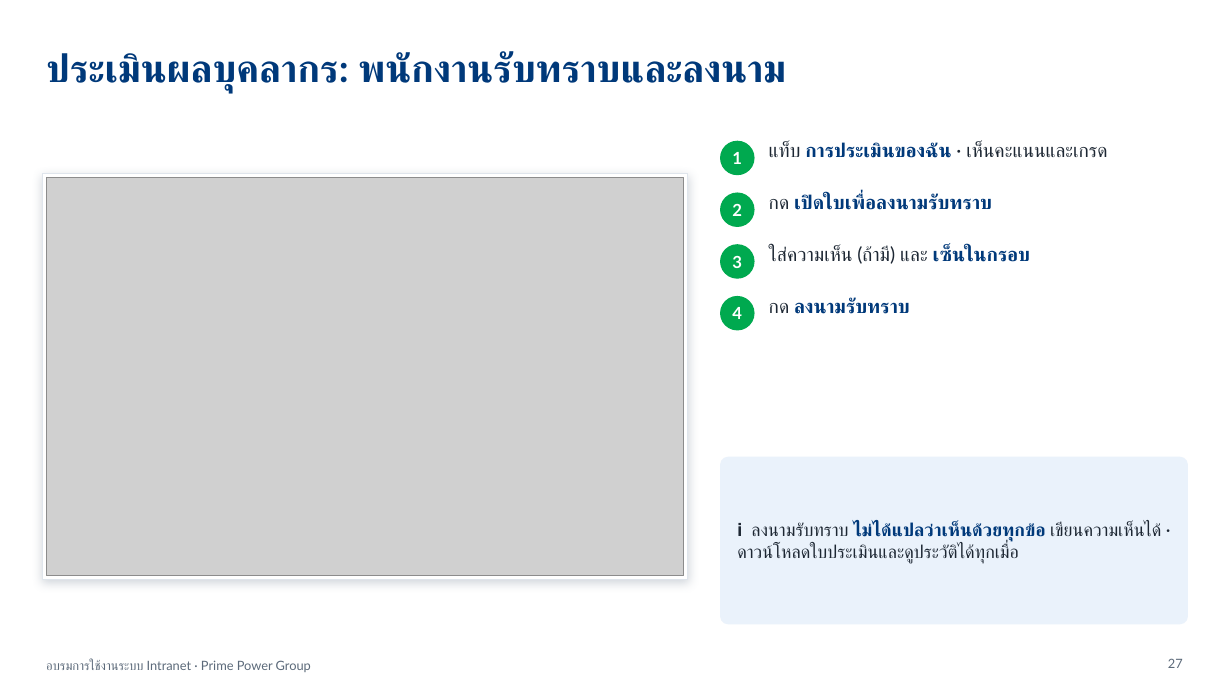
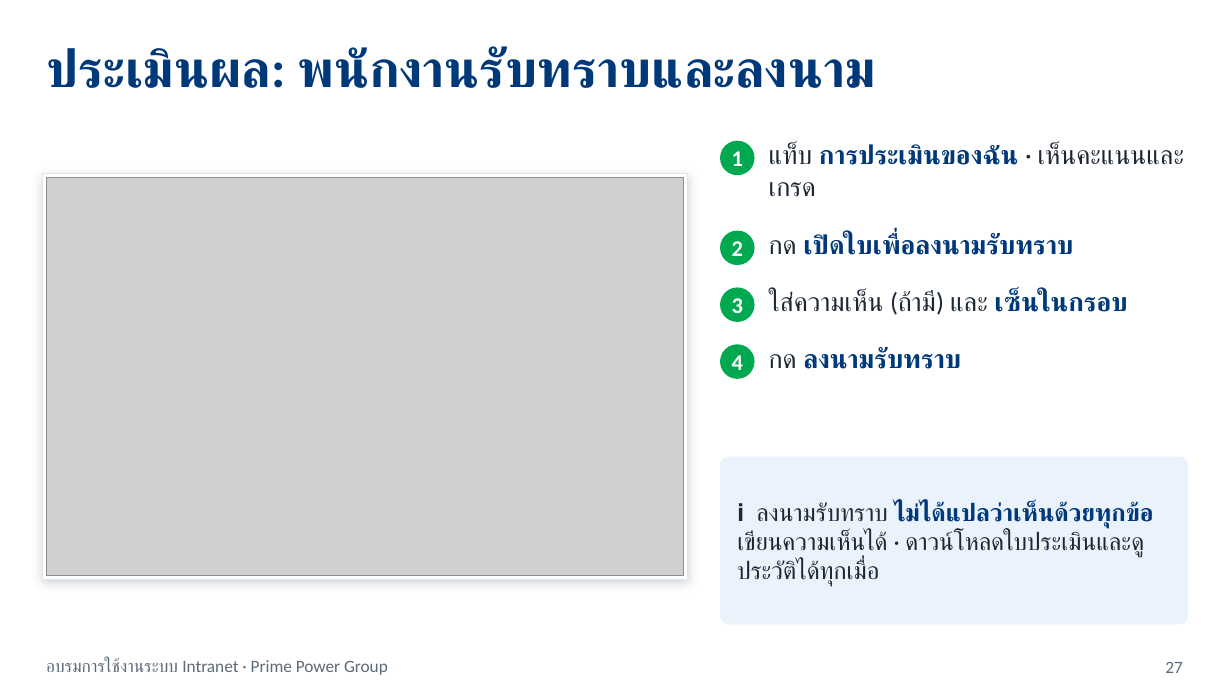
Before and after one commit to PPG2014/prime-power-intranet, a slide deck: slide 27 of manual/Intranet-Training-v1.0.pptx. Drawn at 1232x693 pixels with LibreOffice and Linux fonts; fonts in the diff are those of the drawing; grey boxes stand for pictures; background and template pictures are left out. Boxes give left, top, right and bottom in pixels: in the first picture for what was removed or moved away, otherwise in the second. Text is boxed around its words. In the diff, an @@ line names an element or a change of style, - is before the commit and + after.

```diff
--- a/manual/Intranet-Training-v1.0.pptx
+++ b/manual/Intranet-Training-v1.0.pptx
@@ title at [46, 47, 876, 88]: text changed; size 30 to 40.5 pt; font Lato to Calibri @@
-ประเมินผลบุคลากร: พนักงานรับทราบและลงนาม
+ประเมินผล: พนักงานรับทราบและลงนาม
@@ text "2": place and size @@
-text "2" at [732, 204, 742, 216]
+text "2" at [732, 241, 743, 256]
@@ ellipse: place and size @@
-ellipse at [721, 193, 754, 226]
+ellipse at [721, 231, 754, 264]
@@ text "กด เปิดใบเพื่อลงนามรับทราบ": place and size @@
-text "กด เปิดใบเพื่อลงนามรับทราบ" at [769, 194, 992, 210]
+text "กด เปิดใบเพื่อลงนามรับทราบ" at [769, 234, 1073, 255]
@@ text "3": place and size @@
-text "3" at [732, 256, 742, 268]
+text "3" at [732, 298, 743, 313]
@@ ellipse: place and size @@
-ellipse at [721, 245, 754, 278]
+ellipse at [721, 288, 754, 322]
@@ text "ใส่ความเห็น (ถ้ามี) และ เซ็นในกรอบ": place and size @@
-text "ใส่ความเห็น (ถ้ามี) และ เซ็นในกรอบ" at [769, 245, 1031, 264]
+text "ใส่ความเห็น (ถ้ามี) และ เซ็นในกรอบ" at [769, 290, 1127, 315]
@@ size 13 to 17.5 pt, font Lato to Calibri in 4 elements at [732, 151, 743, 166], [732, 241, 743, 256], [732, 298, 743, 313], [732, 355, 743, 370] @@
@@ text "4": place and size @@
-text "4" at [732, 307, 742, 319]
+text "4" at [732, 355, 743, 370]
@@ ellipse: place and size @@
-ellipse at [721, 297, 754, 330]
+ellipse at [721, 345, 754, 378]
@@ size 15 to 20.5 pt, font Lato to Calibri in 4 elements at [769, 144, 1184, 165], [769, 234, 1073, 255], [769, 290, 1127, 315], [769, 348, 961, 369] @@
@@ text "กด ลงนามรับทราบ": place and size @@
-text "กด ลงนามรับทราบ" at [769, 298, 909, 314]
+text "กด ลงนามรับทราบ" at [769, 348, 961, 369]
@@ text "ℹ️ ลงนามรับทราบ ไม่ได้แปลว่าเห็นด้วยทุกข้อ เขียนความเห็นได้  ..." at [737, 501, 1153, 587]: size 14 to 19 pt, font Lato to Calibri @@
@@ text "อบรมการใช้งานระบบ Intranet · Prime Power ..." at [46, 659, 388, 675]: size 10 to 13.5 pt, font Lato to Calibri @@
@@ page number at [1165, 662, 1182, 673]: size 10 to 13.5 pt, font Lato to Calibri @@
```
Also in this commit, not shown: 34 other slides changed.
